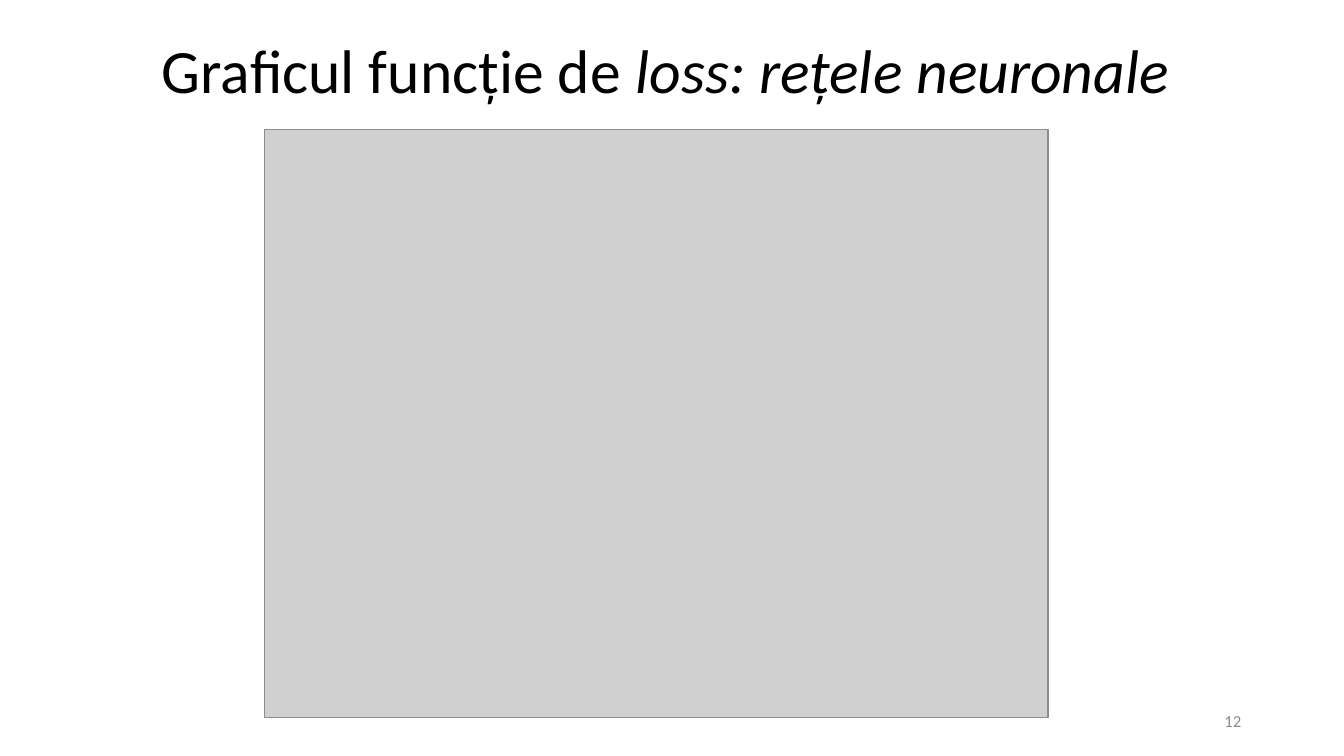
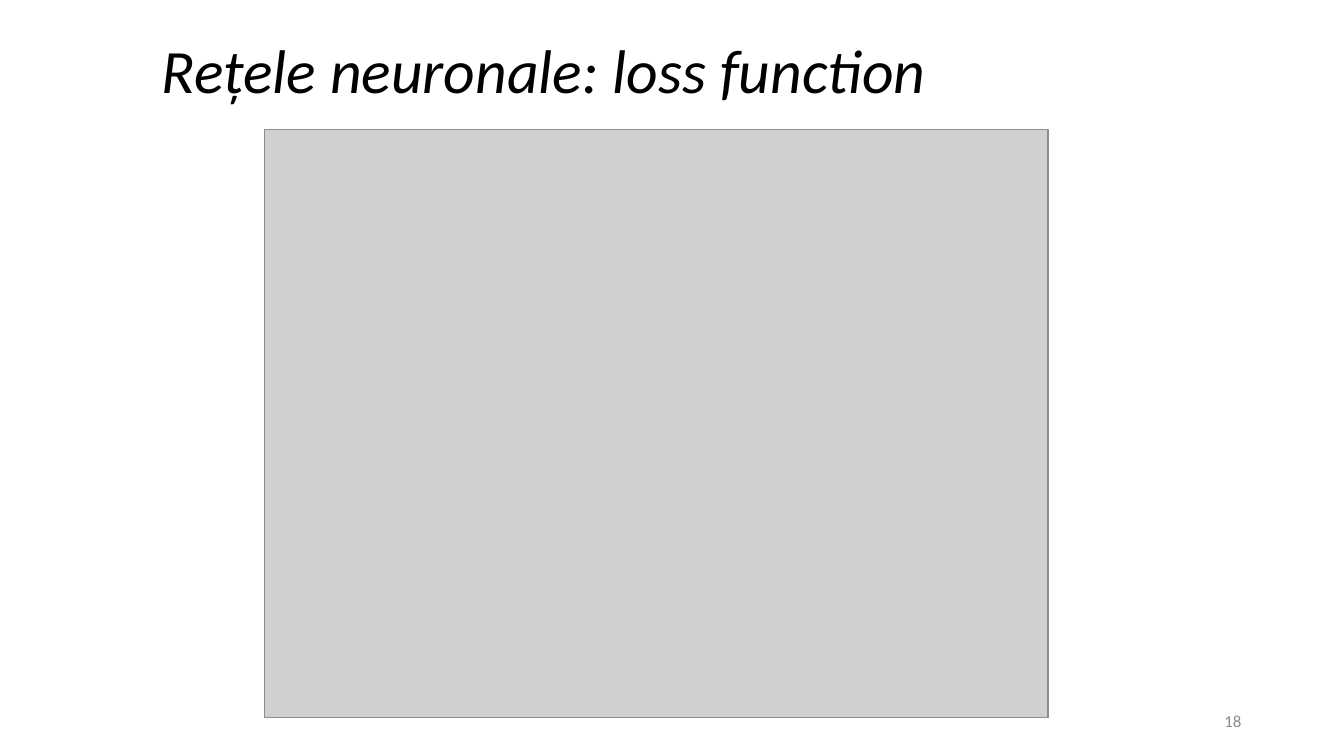
Before and after one commit to MariusParasca/Licenta-FII, a slide deck: slide 18 of Prezentare licenta.pptx (slide 12 before the commit). Drawn at 1344x756 pixels with LibreOffice and Linux fonts; fonts in the diff are those of the drawing; grey boxes stand for pictures. Boxes give left, top, right and bottom in pixels: in the first picture for what was removed or moved away, otherwise in the second. Text is boxed around its words. In the diff, an @@ line names an element or a change of style, - is before the commit and + after.

```diff
--- a/Prezentare licenta.pptx
+++ b/Prezentare licenta.pptx
@@ title at bbox=[162, 50, 925, 105]: text changed @@
-Graficul funcție de loss: rețele neuronale
+Rețele neuronale: loss function
@@ page number at bbox=[1224, 715, 1241, 727]: text changed @@
-12
+18
```
Also in this commit, not shown: 10 other slides changed, 7 slides added, 1 other file.
